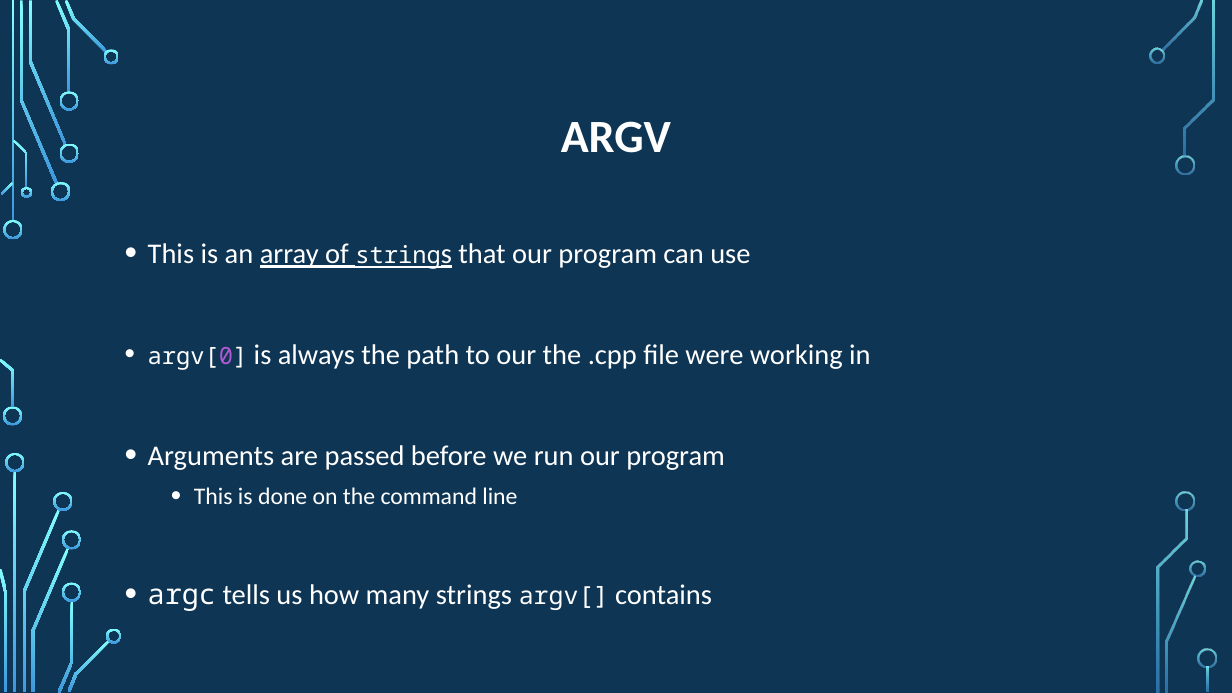
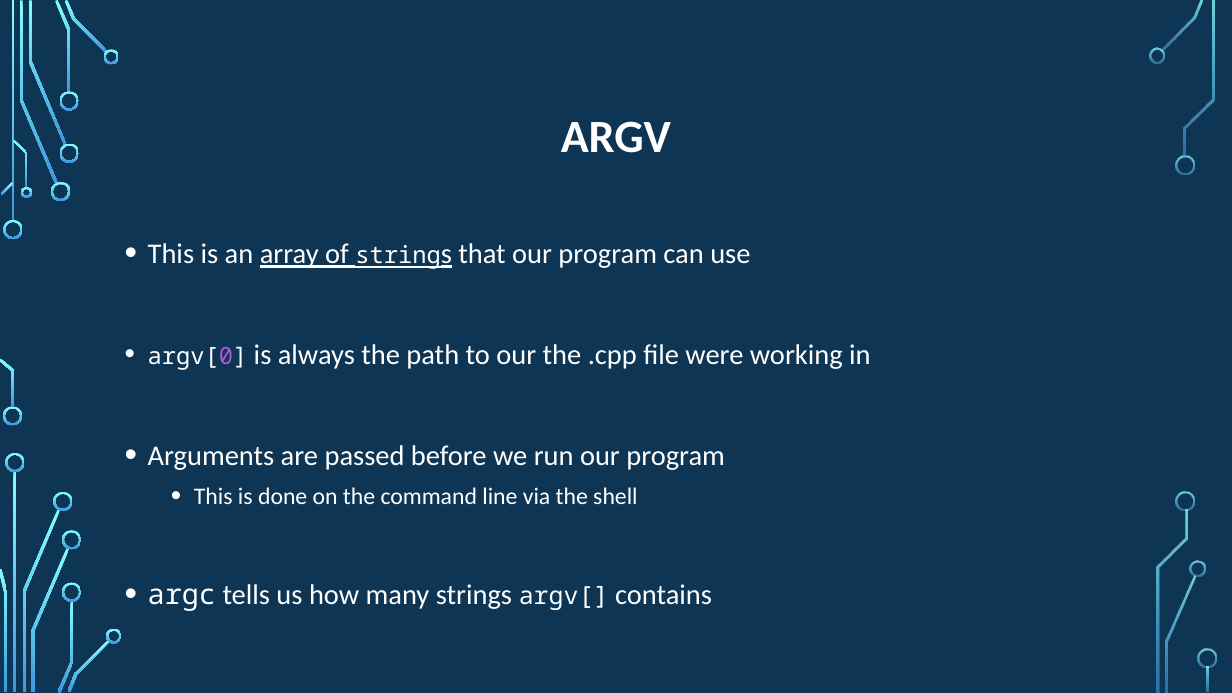
Before and after one commit to psypdt/ZIS_C-_Summer_Course_2019, a slide deck: slide 13 of Day_4/Day_4.pptx. Drawn at 1232x693 pixels with LibreOffice and Linux fonts; fonts in the diff are those of the drawing; background and template pictures are left out. Boxes give left, top, right and bottom in pixels: in the first picture for what was removed or moved away, otherwise in the second. Text is boxed around its words. In the diff, an @@ line names an element or a change of style, - is before the commit and + after.

```diff
--- a/Day_4/Day_4.pptx
+++ b/Day_4/Day_4.pptx
@@ text at <box>194,487,637,504</box>: text changed @@
-  • This is done on the command line
+  • This is done on the command line via the shell
```
Also in this commit, not shown: 1 other slide changed, 3 slides added, 1 other file.
